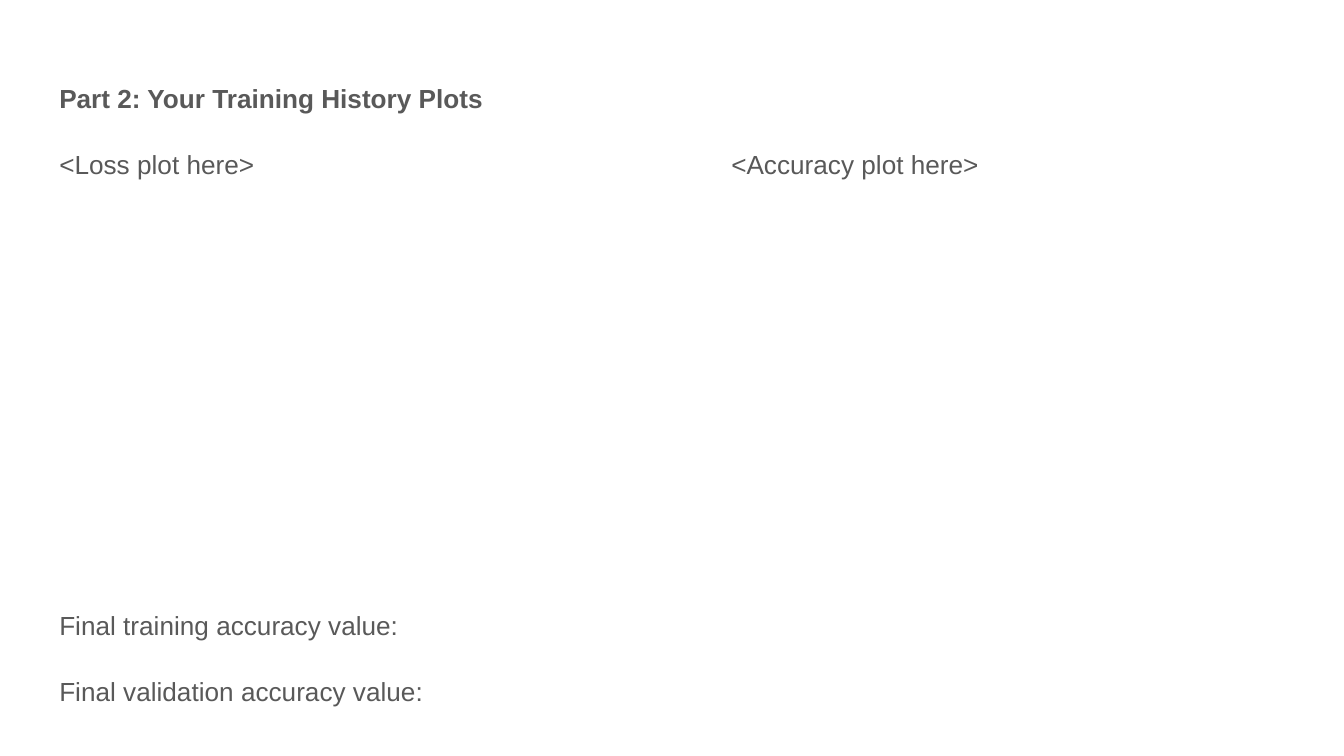
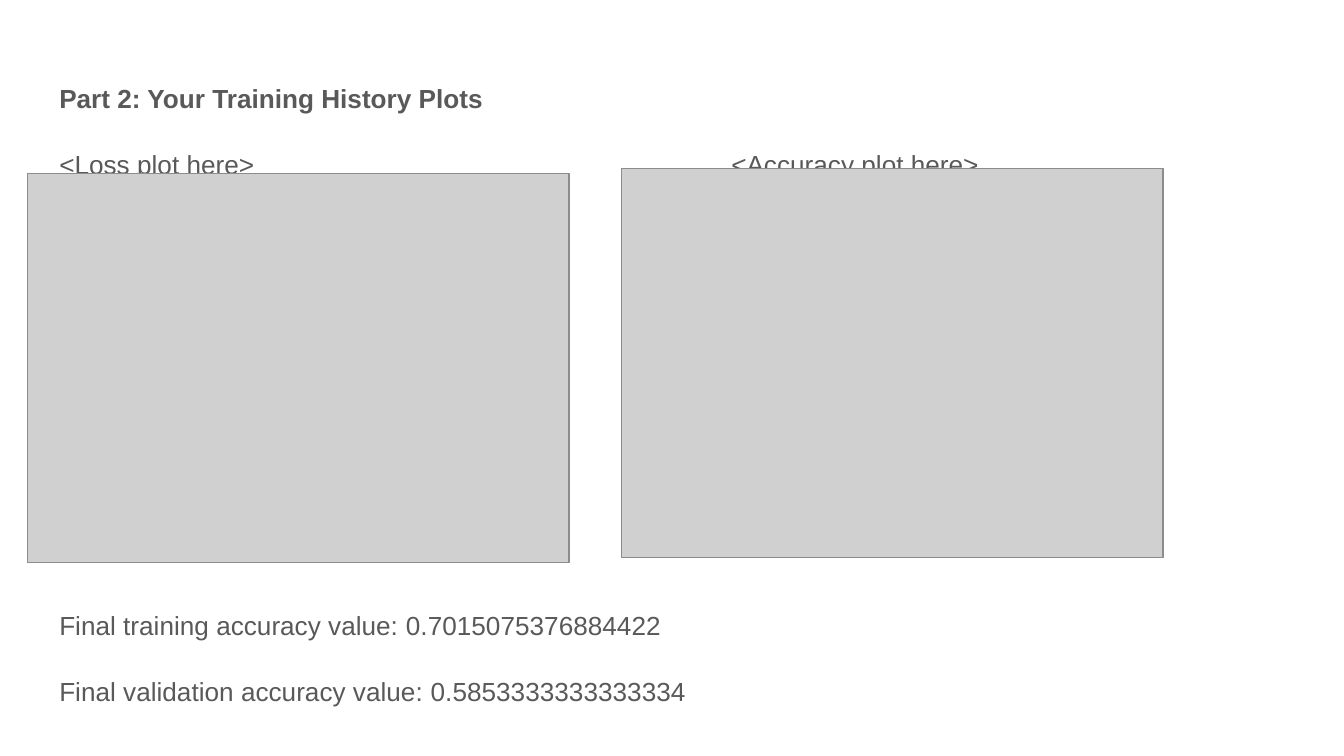
Before and after one commit to KokJianYu/CS4476-Gatech-, a slide deck: slide 5 of proj6_v1/proj6_template.pptx. Drawn at 1344x756 pixels with LibreOffice and Linux fonts; fonts in the diff are those of the drawing; grey boxes stand for pictures. Boxes give left, top, right and bottom in pixels: in the first picture for what was removed or moved away, otherwise in the second. Text is boxed around its words. In the diff, an @@ line names an element or a change of style, - is before the commit and + after.

```diff
--- a/proj6_v1/proj6_template.pptx
+++ b/proj6_v1/proj6_template.pptx
@@ picture added at [27,173,569,563] @@
@@ picture added at [621,168,1163,558] @@
@@ text at [59,616,686,707]: text changed @@
-Final training accuracy value:
-Final validation accuracy value:
+Final training accuracy value: 0.7015075376884422
+Final validation accuracy value: 0.5853333333333334
```
Also in this commit, not shown: 9 other slides changed, 14 other files.
